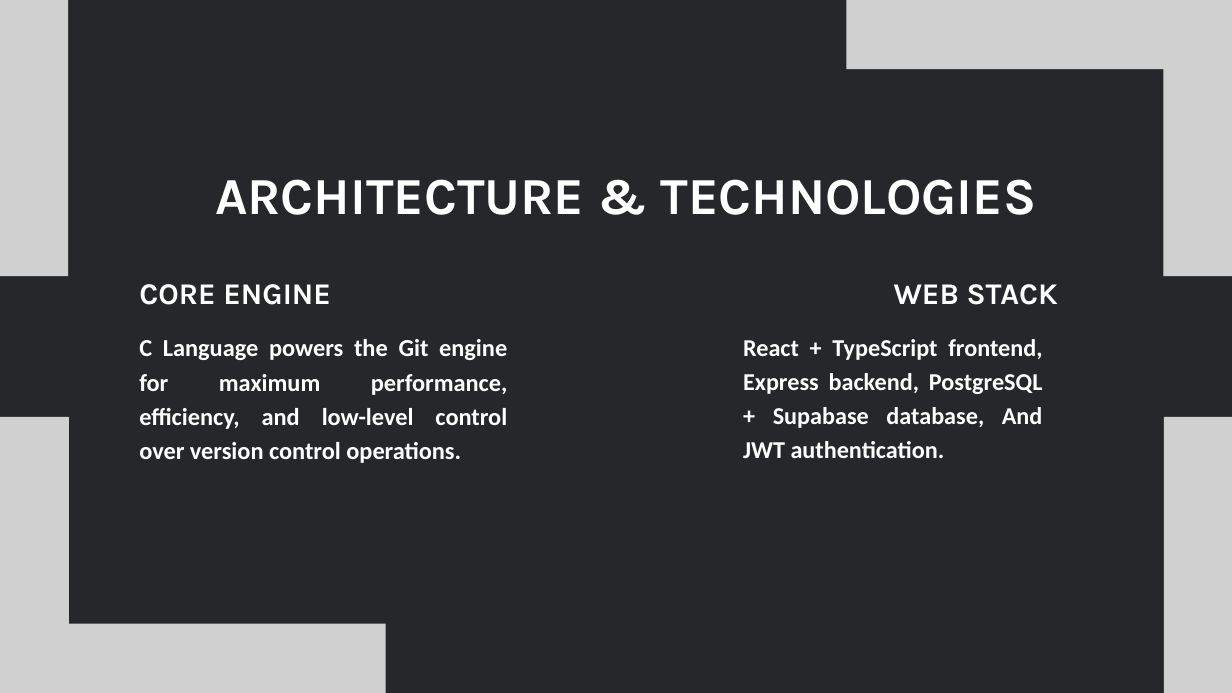
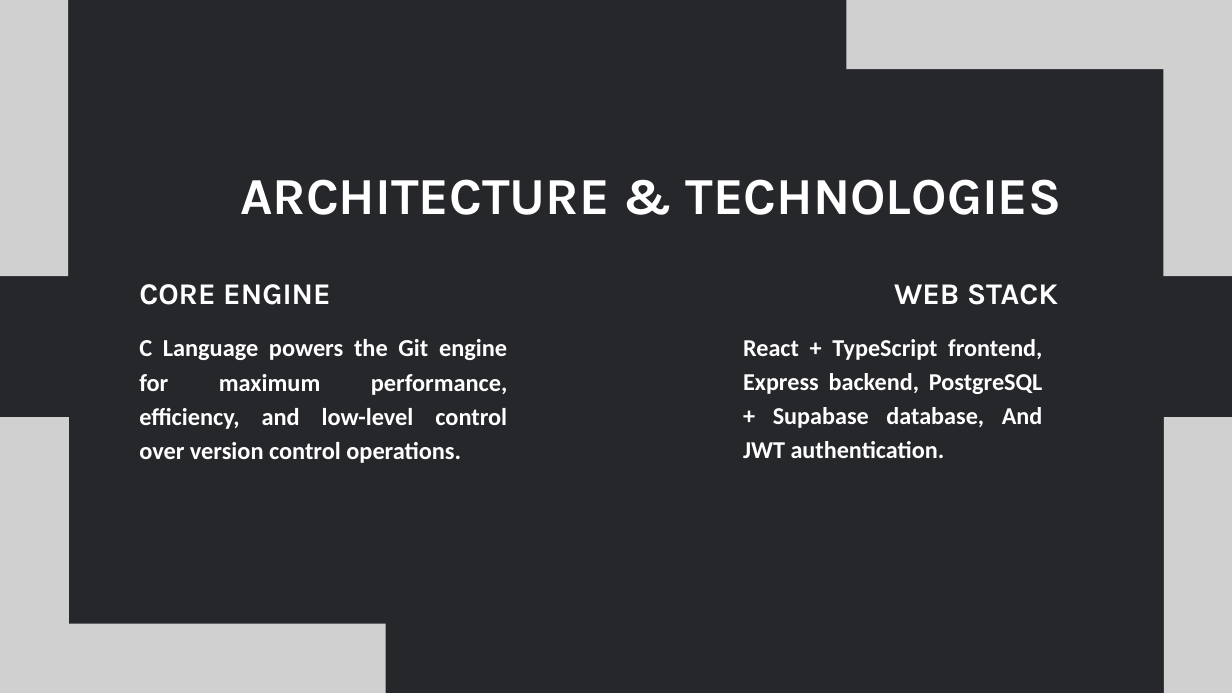
Before and after one commit to ElementaleLord/Chizel, a slide deck: slide 7 of docs/FYP Presentation.pptx. Drawn at 1232x693 pixels with LibreOffice and Linux fonts; fonts in the diff are those of the drawing; grey boxes stand for pictures. Boxes give left, top, right and bottom in pixels: in the first picture for what was removed or moved away, otherwise in the second. Text is boxed around its words. In the diff, an @@ line names an element or a change of style, - is before the commit and + after.

```diff
--- a/docs/FYP Presentation.pptx
+++ b/docs/FYP Presentation.pptx
@@ text "ARCHITECTURE & TECHNOLOGIES": place and size @@
-text "ARCHITECTURE & TECHNOLOGIES" at (215, 179, 1037, 215)
+text "ARCHITECTURE & TECHNOLOGIES" at (240, 179, 1062, 215)
```
Also in this commit, not shown: 10 other slides changed, 2 other files.
